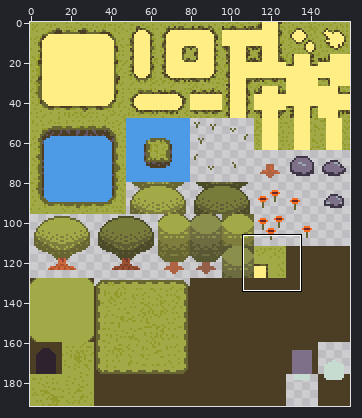
One commit to this pixel-art file: Assets/Act1/TileMaps/ForestTileSetAct1.aseprite. Above: a wide view before the commit, with the close-up outlined.
Close-up. Before the edit:
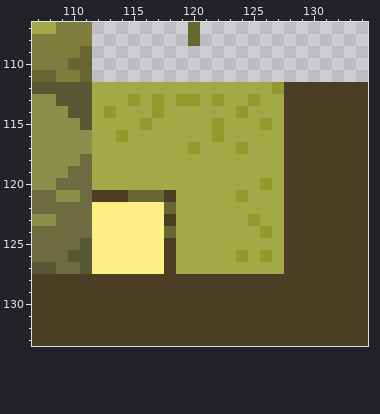
160x192 pixels, 1 frame. Shown: x 107..134, y 107..133.
The same view after the edit:
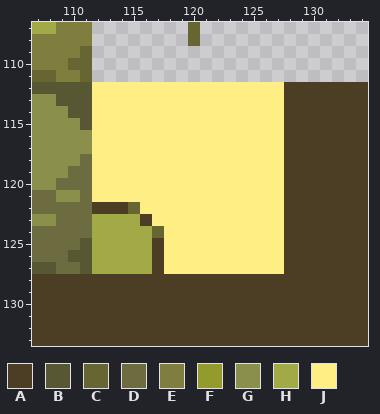
Palette (. is transparent): A #4c3e24  B #585734  C #676633  D #6d6c40  E #807e3f  F #939b2d  G #8a8f4b  H #a2a947  J #ffee83
What changed:
@@ x 107..134 @@
 111 CCEEC.......................
-112 BBBBBHHHHHHHHHHHHHHHFAAAAAAA
-113 GGBBBHHHFHFHFFHFHHFHHAAAAAAA
-114 GGGBBHFHHHFHHHHHHFHHHAAAAAAA
-115 GGGGBHHHHFHHHHHFHHHFHAAAAAAA
-116 GGGGGHHFHHHHHHHFHHHHHAAAAAAA
-117 GGGGGHHHHHHHHFHHHFHHHAAAAAAA
-118 GGGGDHHHHHHHHHHHHHHHHAAAAAAA
-119 GGGDDHHHHHHHHHHHHHHHHAAAAAAA
-120 GGDDDHHHHHHHHHHHHHHFHAAAAAAA
-121 DDGGDAAACCCAHHHHHFHHHAAAAAAA
-122 DDDDDJJJJJJCHHHHHHHHHAAAAAAA
-123 GGDDDJJJJJJAHHHHHHFHHAAAAAAA
-124 DDDDDJJJJJJCHHHHHHHFHAAAAAAA
-125 DDDDBJJJJJJAHHHHHHHHHAAAAAAA
-126 DDDBBJJJJJJAHHHHHFHFHAAAAAAA
-127 BBDDBJJJJJJAHHHHHHHHHAAAAAAA
+112 BBBBBJJJJJJJJJJJJJJJJAAAAAAA
+113 GGBBBJJJJJJJJJJJJJJJJAAAAAAA
+114 GGGBBJJJJJJJJJJJJJJJJAAAAAAA
+115 GGGGBJJJJJJJJJJJJJJJJAAAAAAA
+116 GGGGGJJJJJJJJJJJJJJJJAAAAAAA
+117 GGGGGJJJJJJJJJJJJJJJJAAAAAAA
+118 GGGGDJJJJJJJJJJJJJJJJAAAAAAA
+119 GGGDDJJJJJJJJJJJJJJJJAAAAAAA
+120 GGDDDJJJJJJJJJJJJJJJJAAAAAAA
+121 DDGGDJJJJJJJJJJJJJJJJAAAAAAA
+122 DDDDDAAACJJJJJJJJJJJJAAAAAAA
+123 GGDDDHHHHAJJJJJJJJJJJAAAAAAA
+124 DDDDDHHHHHCJJJJJJJJJJAAAAAAA
+125 DDDDBHHHHHAJJJJJJJJJJAAAAAAA
+126 DDDBBHHHHHAJJJJJJJJJJAAAAAAA
+127 BBDDBHHHHHAJJJJJJJJJJAAAAAAA
 128 AAAAAAAAAAAAAAAAAAAAAAAAAAAA
Boxes around the changes in both close-ups, in picture pixels (x1, y1, x2, y2):
changed: (92, 82, 284, 274)
